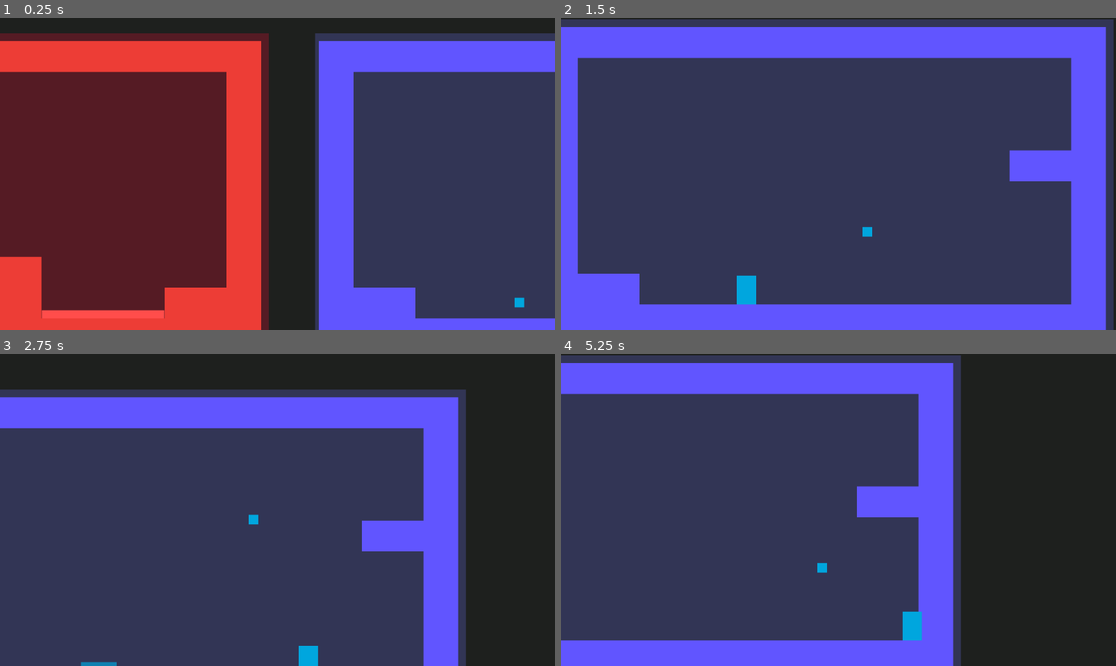
Above: before the commit, frames 1-4 (two rows, left to right).
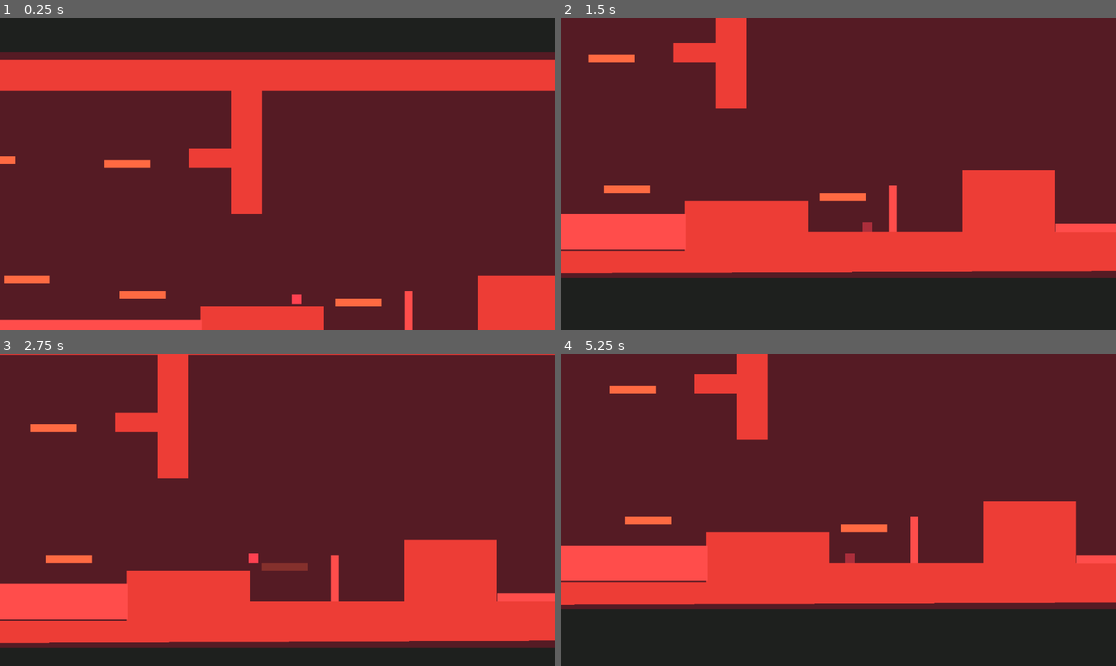
Above: after the commit, the same moments.

Repository: YordanosZt/Jam-Solo-Development
Game: Godot game, scene res://Scenes/world.tscn
The game is run twice, just before and just after one commit, with the same random seed, the same clock (stepped at 60 frames per second) and the same inputs.
Inputs:
- Up to frame 1 (0.25 s): no input
- Up to frame 2 (1.5 s): hold D (move_right) from 0.53 s (still down); tap Shift (ability) at 0.6, 1.35 s; tap Space (jump) at 0.77 s
- Up to frame 3 (2.75 s): tap Space (jump) at 1.52 s; release D (move_right) at 2.03 s; hold A (move_left) from 2.03 s (still down); tap Shift (ability) at 2.1 s
- Up to frame 4 (5.25 s): release A (move_left) at 2.78 s; hold D (move_right) 2.78-4.28 s; tap Shift (ability) every 0.75 s from 2.85 to 5.1 s; tap Space (jump) at 3.02, 3.77, 4.52 s; hold A (move_left) 4.28-5.03 s; hold D (move_right) from 5.03 s (still down)

The runs differ from the first frame. In frame 1, 62% of the frame differs, in the area x 0-100%, y 4-100%; in frame 2, 100%, in the area x 0-100%, y 0-100%; in frame 3, 99%; in frame 4, 95%.

Commit message:
burning platform

Diff:
--- a/Entities/Player/Chick/chick.tscn
+++ b/Entities/Player/Chick/chick.tscn
@@ -11,6 +11,7 @@
 [sub_resource type="RectangleShape2D" id="RectangleShape2D_4on54"]
 
 [node name="Chick" type="CharacterBody2D"]
+collision_layer = 2
 script = ExtResource("1_spqv6")
 ice = ExtResource("2_kgw4o")
 
--- a/Entities/Player/Dude/dude.gd
+++ b/Entities/Player/Dude/dude.gd
@@ -4,6 +4,8 @@
 
 @onready var dash_timer = $Timers/DashTimer
 @onready var dash_delay = $Timers/DashDelay
+
+@onready var visual = $Visual
 
 var is_dashing: bool = false
 var is_in_danger_zone: bool = false
@@ -14,11 +16,16 @@
 	if not is_dashing and is_in_danger_zone:
 		die()
 
+	if is_dashing:
+		visual.modulate = Color(1, 1, 1, 0.3)
+	else:
+		visual.modulate = Color(1, 1, 1, 1)
+
 	if not is_active: return
 	_handle_dash()
 
 func _handle_dash():
-	if Input.is_action_just_pressed("ability") and dash_delay.time_left == 0:
+	if velocity.x != 0 and Input.is_action_just_pressed("ability") and dash_delay.time_left == 0:
 		dash_timer.start()
 		dash_delay.start()
 
--- a/Entities/Player/Dude/dude.tscn
+++ b/Entities/Player/Dude/dude.tscn
@@ -10,6 +10,7 @@
 [sub_resource type="RectangleShape2D" id="RectangleShape2D_ry46b"]
 
 [node name="Dude" type="CharacterBody2D"]
+collision_layer = 2
 script = ExtResource("1_qk3r2")
 
 [node name="CollisionShape2D" type="CollisionShape2D" parent="."]
@@ -26,7 +27,7 @@
 
 [node name="CoyoteTimer" type="Timer" parent="Timers"]
 unique_name_in_owner = true
-wait_time = 0.05
+wait_time = 0.1
 one_shot = true
 
 [node name="JumpBufferTimer" type="Timer" parent="Timers"]
--- /dev/null
+++ b/Entities/Traps/burning_platform.gd
@@ -0,0 +1,23 @@
+extends StaticBody2D
+
+@onready var animation_player = $AnimationPlayer
+@onready var delay = $Delay
+
+var die_time: float = 0.2
+var return_time: float = 2.0
+
+var is_active: bool = true
+
+func _on_check_player_body_entered(body):
+	delay.wait_time = die_time
+	delay.start()
+
+func _on_delay_timeout():
+	is_active = !is_active
+
+	if is_active:
+		animation_player.play("return")
+	else:
+		animation_player.play("burn away")
+		delay.wait_time = return_time
+		delay.start()
--- /dev/null
+++ b/Entities/Traps/burning_platform.tscn
@@ -0,0 +1,166 @@
+[gd_scene load_steps=9 format=3 uid="uid://bh6llwcvyh62k"]
+
+[ext_resource type="Script" path="res://Entities/Traps/burning_platform.gd" id="1_wffkw"]
+
+[sub_resource type="BoxMesh" id="BoxMesh_u4s4o"]
+
+[sub_resource type="RectangleShape2D" id="RectangleShape2D_nosdx"]
+size = Vector2(96, 16)
+
+[sub_resource type="RectangleShape2D" id="RectangleShape2D_vfcss"]
+size = Vector2(80, 8)
+
+[sub_resource type="Animation" id="Animation_d6gtn"]
+resource_name = "burn away"
+tracks/0/type = "value"
+tracks/0/imported = false
+tracks/0/enabled = true
+tracks/0/path = NodePath("Visuals:modulate")
+tracks/0/interp = 1
+tracks/0/loop_wrap = true
+tracks/0/keys = {
+"times": PackedFloat32Array(0, 1),
+"transitions": PackedFloat32Array(1, 1),
+"update": 0,
+"values": [Color(1, 0.415202, 0.256993, 1), Color(1, 0.415686, 0.258824, 0)]
+}
+tracks/1/type = "value"
+tracks/1/imported = false
+tracks/1/enabled = true
+tracks/1/path = NodePath("CollisionShape2D:disabled")
+tracks/1/interp = 1
+tracks/1/loop_wrap = true
+tracks/1/keys = {
+"times": PackedFloat32Array(0.7),
+"transitions": PackedFloat32Array(1),
+"update": 1,
+"values": [true]
+}
+tracks/2/type = "value"
+tracks/2/imported = false
+tracks/2/enabled = true
+tracks/2/path = NodePath("check_player/CollisionShape2D:disabled")
+tracks/2/interp = 1
+tracks/2/loop_wrap = true
+tracks/2/keys = {
+"times": PackedFloat32Array(0.7),
+"transitions": PackedFloat32Array(1),
+"update": 1,
+"values": [true]
+}
+
+[sub_resource type="Animation" id="Animation_bvt1c"]
+length = 0.001
+tracks/0/type = "value"
+tracks/0/imported = false
+tracks/0/enabled = true
+tracks/0/path = NodePath("Visuals:modulate")
+tracks/0/interp = 1
+tracks/0/loop_wrap = true
+tracks/0/keys = {
+"times": PackedFloat32Array(0),
+"transitions": PackedFloat32Array(1),
+"update": 0,
+"values": [Color(1, 0.415202, 0.256993, 1)]
+}
+tracks/1/type = "value"
+tracks/1/imported = false
+tracks/1/enabled = true
+tracks/1/path = NodePath("CollisionShape2D:disabled")
+tracks/1/interp = 1
+tracks/1/loop_wrap = true
+tracks/1/keys = {
+"times": PackedFloat32Array(0),
+"transitions": PackedFloat32Array(1),
+"update": 1,
+"values": [false]
+}
+tracks/2/type = "value"
+tracks/2/imported = false
+tracks/2/enabled = true
+tracks/2/path = NodePath("check_player/CollisionShape2D:disabled")
+tracks/2/interp = 1
+tracks/2/loop_wrap = true
+tracks/2/keys = {
+"times": PackedFloat32Array(0),
+"transitions": PackedFloat32Array(1),
+"update": 1,
+"values": [false]
+}
+
+[sub_resource type="Animation" id="Animation_y5sei"]
+resource_name = "return"
+tracks/0/type = "value"
+tracks/0/imported = false
+tracks/0/enabled = true
+tracks/0/path = NodePath("CollisionShape2D:disabled")
+tracks/0/interp = 1
+tracks/0/loop_wrap = true
+tracks/0/keys = {
+"times": PackedFloat32Array(0),
+"transitions": PackedFloat32Array(1),
+"update": 1,
+"values": [false]
+}
+tracks/1/type = "value"
+tracks/1/imported = false
+tracks/1/enabled = true
+tracks/1/path = NodePath("Visuals:modulate")
+tracks/1/interp = 1
+tracks/1/loop_wrap = true
+tracks/1/keys = {
+"times": PackedFloat32Array(0, 1),
+"transitions": PackedFloat32Array(1, 1),
+"update": 0,
+"values": [Color(1, 0.415686, 0.258824, 0), Color(1, 0.415686, 0.258824, 1)]
+}
+tracks/2/type = "value"
+tracks/2/imported = false
+tracks/2/enabled = true
+tracks/2/path = NodePath("check_player/CollisionShape2D:disabled")
+tracks/2/interp = 1
+tracks/2/loop_wrap = true
+tracks/2/keys = {
+"times": PackedFloat32Array(0, 1),
+"transitions": PackedFloat32Array(1, 1),
+"update": 1,
+"values": [true, false]
+}
+
+[sub_resource type="AnimationLibrary" id="AnimationLibrary_1w7uf"]
+_data = {
+"RESET": SubResource("Animation_bvt1c"),
+"burn away": SubResource("Animation_d6gtn"),
+"return": SubResource("Animation_y5sei")
+}
+
+[node name="BurningPlatform" type="StaticBody2D"]
+collision_mask = 3
+script = ExtResource("1_wffkw")
+
+[node name="Visuals" type="MeshInstance2D" parent="."]
+modulate = Color(1, 0.415202, 0.256993, 1)
+scale = Vector2(96, 16)
+mesh = SubResource("BoxMesh_u4s4o")
+
+[node name="CollisionShape2D" type="CollisionShape2D" parent="."]
+shape = SubResource("RectangleShape2D_nosdx")
+
+[node name="check_player" type="Area2D" parent="."]
+collision_layer = 0
+collision_mask = 2
+
+[node name="CollisionShape2D" type="CollisionShape2D" parent="check_player"]
+position = Vector2(0, -12)
+shape = SubResource("RectangleShape2D_vfcss")
+
+[node name="AnimationPlayer" type="AnimationPlayer" parent="."]
+libraries = {
+"": SubResource("AnimationLibrary_1w7uf")
+}
+
+[node name="Delay" type="Timer" parent="."]
+one_shot = true
+
+[connection signal="body_entered" from="check_player" to="." method="_on_check_player_body_entered"]
+[connection signal="timeout" from="Delay" to="." method="_on_delay_timeout"]
--- a/Scenes/world.tscn
+++ b/Scenes/world.tscn
@@ -1,10 +1,11 @@
-[gd_scene load_steps=7 format=3 uid="uid://dx2ha3133or8i"]
+[gd_scene load_steps=8 format=3 uid="uid://dx2ha3133or8i"]
 
 [ext_resource type="PackedScene" uid="uid://rotxrpixltxu" path="res://Entities/Player/Chick/chick.tscn" id="1_ymemi"]
 [ext_resource type="PackedScene" uid="uid://nvlvwbbhs63k" path="res://Entities/Player/Dude/dude.tscn" id="2_18qua"]
 [ext_resource type="PackedScene" uid="uid://cqgyr6ikuxj2e" path="res://Entities/Camera/main_camera.tscn" id="3_spg00"]
 [ext_resource type="PackedScene" uid="uid://da4hibxy73358" path="res://Entities/Traps/lava_pit.tscn" id="4_d72v1"]
 [ext_resource type="PackedScene" uid="uid://bgaep105l2454" path="res://Entities/Traps/fire_wall.tscn" id="5_50att"]
+[ext_resource type="PackedScene" uid="uid://bh6llwcvyh62k" path="res://Entities/Traps/burning_platform.tscn" id="6_om4d2"]
 
 [sub_resource type="BoxMesh" id="BoxMesh_6j7tn"]
 
@@ -34,7 +35,7 @@
 position = Vector2(136, 464)
 
 [node name="MainCamera" parent="." instance=ExtResource("3_spg00")]
-players = [NodePath("../Chick"), NodePath("../Dude")]
+players = [NodePath("../Dude"), NodePath("../Chick")]
 
 [node name="Fire Env" type="Node2D" parent="."]
 
@@ -43,16 +44,16 @@
 
 [node name="MeshInstance2D" type="MeshInstance2D" parent="Fire Env/fire ground"]
 modulate = Color(1, 0.0431373, 0.219608, 0.129412)
-position = Vector2(580, 328)
-scale = Vector2(1192, 688)
+position = Vector2(168, 328)
+scale = Vector2(2016, 688)
 mesh = SubResource("BoxMesh_6j7tn")
 
 [node name="Polygon2D" type="Polygon2D" parent="Fire Env/fire ground"]
 color = Color(0.933333, 0.239216, 0.215686, 1)
-polygon = PackedVector2Array(64, 0, 1088, 0, 1088, 64, 64, 64, 64, 512, 192, 512, 192, 576, 512, 576, 512, 448, 704, 448, 704, 576, 960, 576, 960, 512, 1088, 512, 1088, 0, 1160, 0, 1160, 656, -8, 664, -8, 0)
+polygon = PackedVector2Array(1088, 0, 1088, 64, 64, 64, 64, 320, 0, 320, 0, 224, -88, 224, -88, 184, 0, 184, 0, 64, -768, 64, -768, 408, -640, 408, -640, 448, -768, 448, -768, 616, -64, 616, -64, 512, 192, 512, 192, 576, 512, 576, 512, 448, 704, 448, 704, 576, 960, 576, 960, 512, 1088, 512, 1088, 0, 1160, 0, 1160, 656, -832, 664, -832, 512, -832, 0)
 
 [node name="CollisionPolygon2D" type="CollisionPolygon2D" parent="Fire Env/fire ground"]
-polygon = PackedVector2Array(64, 0, 1088, 0, 1088, 64, 64, 64, 64, 512, 192, 512, 192, 576, 512, 576, 512, 448, 704, 448, 704, 576, 960, 576, 960, 512, 1088, 512, 1088, 0, 1160, 0, 1160, 656, -8, 664, -8, 0)
+polygon = PackedVector2Array(1088, 0, 1088, 64, 64, 64, 64, 320, 0, 320, 0, 224, -88, 224, -88, 184, 0, 184, 0, 64, -768, 64, -768, 408, -640, 408, -640, 448, -768, 448, -768, 616, -64, 616, -64, 512, 192, 512, 192, 576, 512, 576, 512, 448, 704, 448, 704, 576, 960, 576, 960, 512, 1088, 512, 1088, 0, 1160, 0, 1160, 656, -832, 664, -832, 512, -832, 0)
 
 [node name="FireWall" parent="Fire Env" instance=ExtResource("5_50att")]
 position = Vector2(368, 528)
@@ -60,3 +61,29 @@
 [node name="LavaPit" parent="Fire Env" instance=ExtResource("4_d72v1")]
 position = Vector2(832, 568)
 scale = Vector2(1.22222, -1.06667)
+
+[node name="LavaPit4" parent="Fire Env" instance=ExtResource("4_d72v1")]
+position = Vector2(-416, 576)
+scale = Vector2(3.40734, 4.58712)
+
+[node name="BurningPlatform" parent="Fire Env" instance=ExtResource("6_om4d2")]
+position = Vector2(264, 504)
+
+[node name="BurningPlatform2" parent="Fire Env" instance=ExtResource("6_om4d2")]
+position = Vector2(-184, 488)
+
+[node name="BurningPlatform4" parent="Fire Env" instance=ExtResource("6_om4d2")]
+position = Vector2(-424, 456)
+scale = Vector2(0.98393, 1)
+
+[node name="BurningPlatform5" parent="Fire Env" instance=ExtResource("6_om4d2")]
+position = Vector2(-528, 344)
+
+[node name="BurningPlatform7" parent="Fire Env" instance=ExtResource("6_om4d2")]
+position = Vector2(-712, 280)
+
+[node name="BurningPlatform9" parent="Fire Env" instance=ExtResource("6_om4d2")]
+position = Vector2(-496, 208)
+
+[node name="BurningPlatform11" parent="Fire Env" instance=ExtResource("6_om4d2")]
+position = Vector2(-216, 216)
